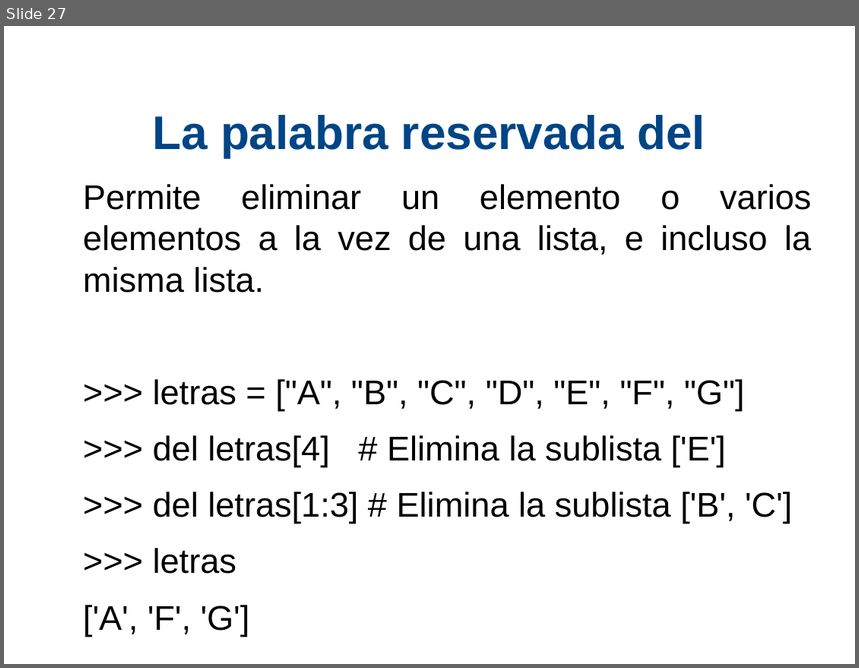
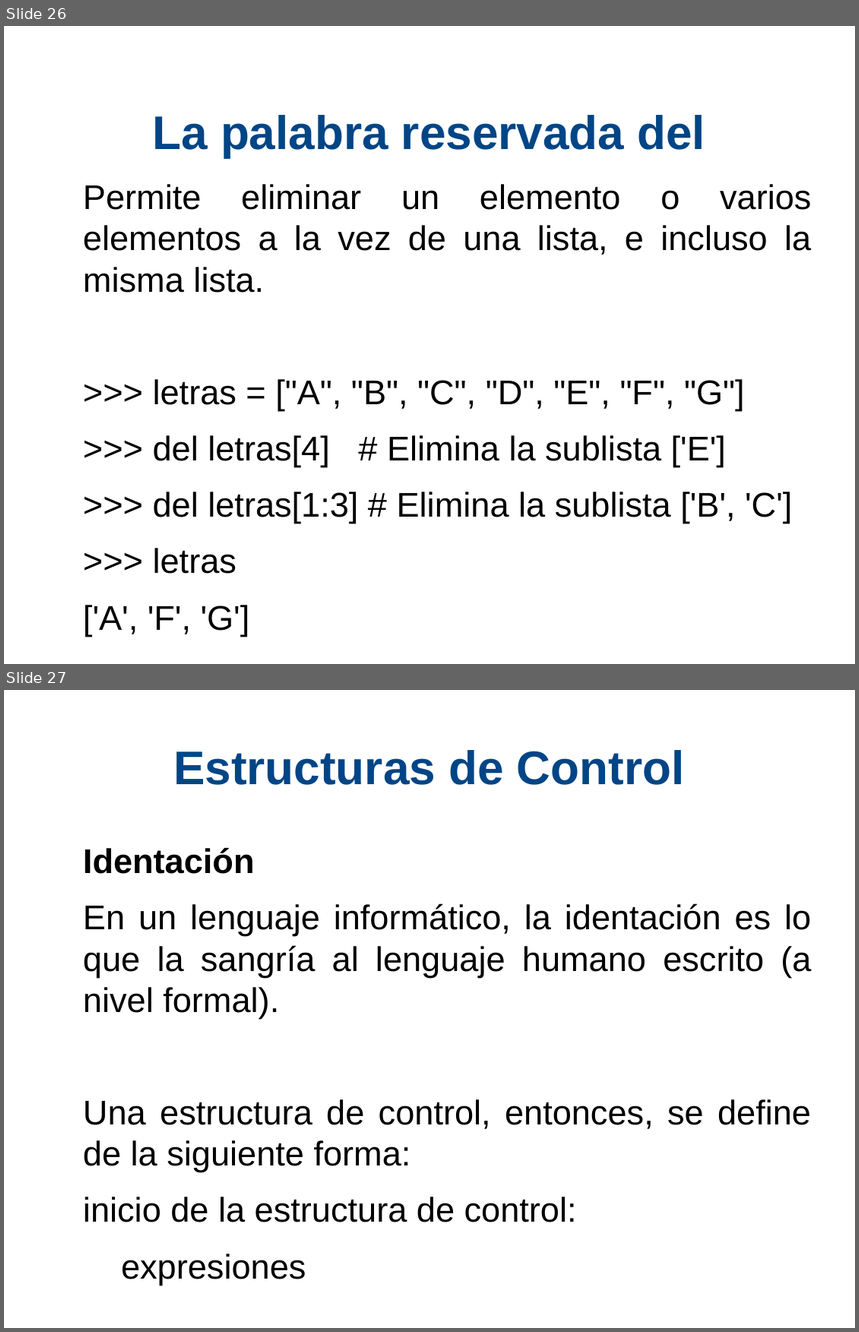
Before and after one commit to xDavidPM/Taller-Python, a slide deck: Python diapositiva.odp. Shown one above the other, each under a label of ours: slide 27 before the commit, slides 26 and 27 after it. The pictures are 859x668 and 859x1332 pixels, drawn with LibreOffice and Linux fonts; fonts in the diff are those of the drawing; background and template pictures are left out. Boxes give left, top, right and bottom in pixels: in the first picture for what was removed or moved away, otherwise in the second. Text is boxed around its words. In the diff, an @@ line names an element or a change of style, - is before the commit and + after.

```diff
--- a/Python diapositiva.odp
+++ b/Python diapositiva.odp
@@ slide 27 added at bbox=[4, 690, 855, 1328], background #FFFFFF @@
@@ title added at bbox=[173, 750, 684, 785], 44 pt, text #004586, bold @@
+Estructuras de Control
@@ text added at bbox=[83, 848, 811, 1285], 32 pt, text #000000 @@
+Identación
+En un lenguaje informático, la identación es lo que la sangría al lenguaje humano escrito (a nivel formal).
+Una estructura de control, entonces, se define de la siguiente forma:
+inicio de la estructura de control:
+expresiones
@@ what was slide 27 is now slide 26 @@
```
Also in this commit, not shown: 4 slides changed, 4 other slides added, 1 slide removed, 1 other file.
